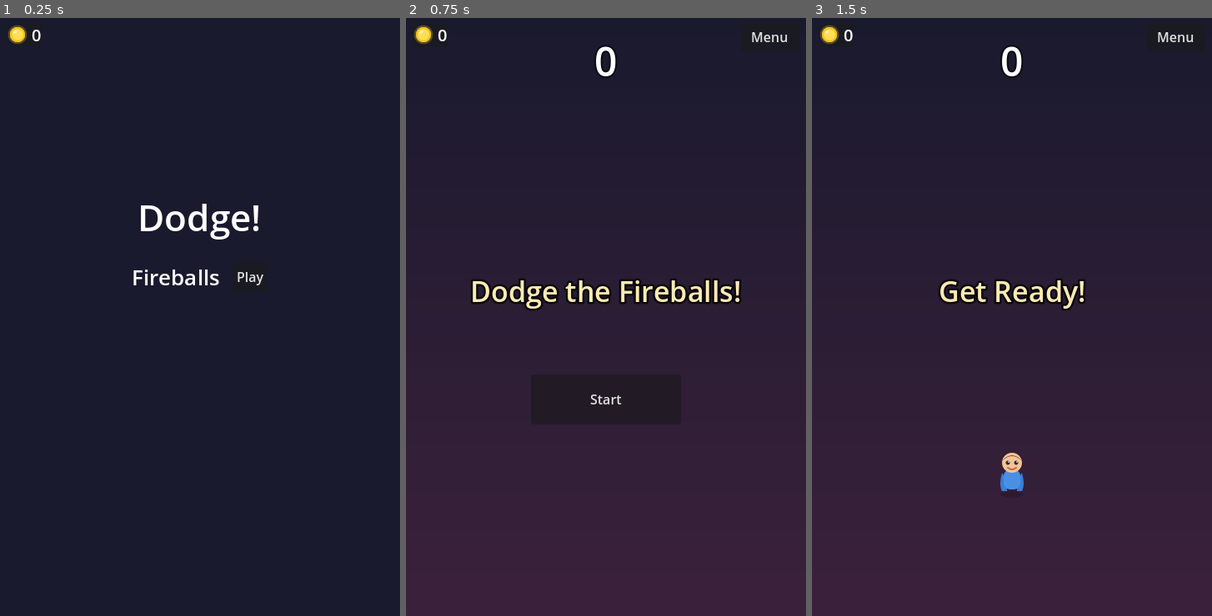
Above: before the commit, frames 1-3 (left to right).
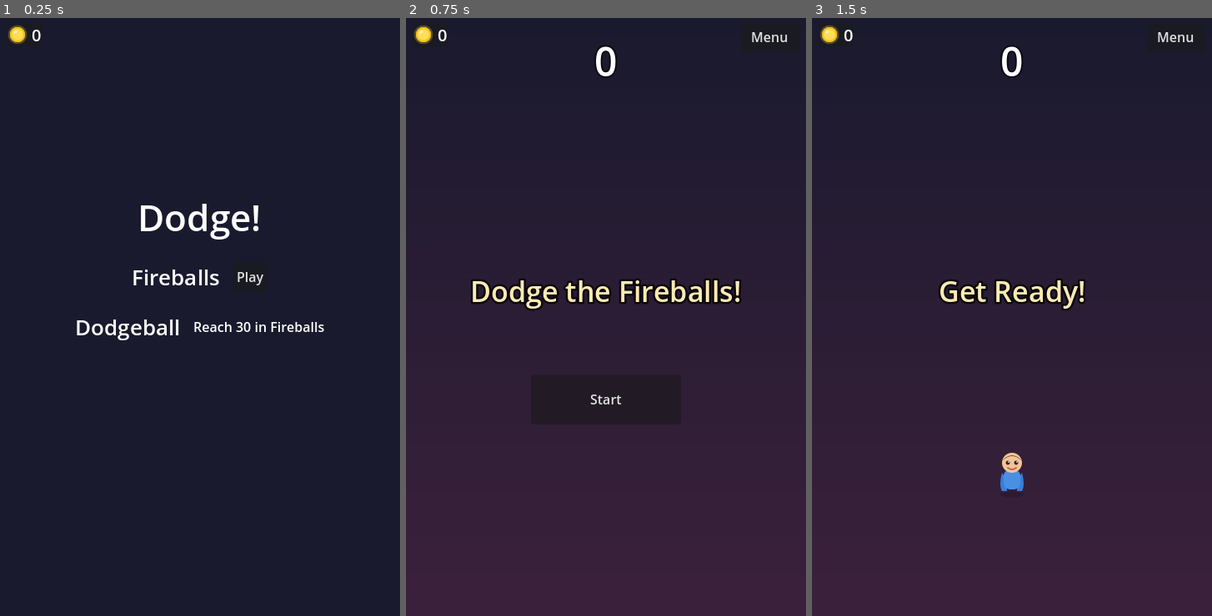
Above: after the commit, the same moments.

Repository: nutella4brunch/dodge-the-fireballs
Game: Godot game, scene res://scenes/console.tscn
Two runs of this game, one before a commit and one after it. Both use one fixed random seed, a clock stepped at 60 frames per second and the inputs below.
Inputs:
- Up to frame 1 (0.25 s): no input
- Up to frame 2 (0.75 s): click "Play" at 0.5 s
- Up to frame 3 (1.5 s): click "Start" at 1.25 s

The runs differ from the first frame. In frame 1, 0.6% of the frame differs, in the area x 19-82%, y 50-54%; in frame 2, nothing differs; in frame 3, nothing differs.

Commit message:
Add the Dodgeball level and turn on unlocking
Level 2: dodgeballs bounce off invisible walls around the screen
with real physics (bounce = 1.0) and never despawn, so the gym
fills up until there's nowhere left to stand. All four power-ups
work here too; the snowflake slows the balls.

The unlock rule is now a tested SaveData function: beat a level's
target (30 in Fireballs) and the next level opens — including
targets already beaten in past sessions. Six new unit tests.

Co-Authored-By: Claude Fable 5 <noreply@anthropic.com>

Diff:
--- /dev/null
+++ b/game/assets/ball.svg
@@ -0,0 +1,6 @@
+<svg xmlns="http://www.w3.org/2000/svg" width="48" height="48" viewBox="0 0 48 48">
+  <circle cx="24" cy="24" r="20" fill="#d64545"/>
+  <ellipse cx="24" cy="24" rx="19" ry="6" fill="#f0a0a0" opacity="0.85"/>
+  <circle cx="24" cy="24" r="20" fill="none" stroke="#a83232" stroke-width="2"/>
+  <ellipse cx="17" cy="14" rx="5" ry="3" fill="#f6caca" transform="rotate(-25 17 14)"/>
+</svg>
--- /dev/null
+++ b/game/levels/dodgeball/ball.gd
@@ -0,0 +1,32 @@
+extends RigidBody2D
+
+# One dodgeball. It bounces off the walls forever — the level
+# never cleans balls up, that's the whole point.
+
+# TWEAK ME: how fast a ball can get thrown in.
+@export var min_speed: float = 200.0
+@export var max_speed: float = 320.0
+
+# TWEAK ME: how much the snowflake slows balls down.
+@export var slow_factor: float = 0.5
+
+var slowed: bool = false
+
+
+func _ready() -> void:
+	# Every ball comes in with its own little spin.
+	$Sprite2D.rotation = randf_range(0, TAU)
+	angular_velocity = randf_range(-2.0, 2.0)
+
+
+func set_slow(slow: bool) -> void:
+	# Same guard as the fireballs: only the balls that actually
+	# slowed down get their speed back when time's up.
+	if slow and not slowed:
+		slowed = true
+		linear_velocity *= slow_factor
+		$Sprite2D.modulate = Color(0.7, 0.85, 1.0)
+	elif not slow and slowed:
+		slowed = false
+		linear_velocity /= slow_factor
+		$Sprite2D.modulate = Color(1, 1, 1)
--- /dev/null
+++ b/game/levels/dodgeball/ball.tscn
@@ -0,0 +1,26 @@
+[gd_scene load_steps=5 format=3 uid="uid://dba11sc3n001"]
+
+[ext_resource type="Script" path="res://levels/dodgeball/ball.gd" id="1_ball"]
+[ext_resource type="Texture2D" path="res://assets/ball.svg" id="2_ballart"]
+
+[sub_resource type="PhysicsMaterial" id="PhysicsMaterial_ball"]
+friction = 0.0
+bounce = 1.0
+
+[sub_resource type="CircleShape2D" id="CircleShape2D_ball"]
+radius = 18.0
+
+[node name="Ball" type="RigidBody2D"]
+collision_layer = 2
+collision_mask = 10
+gravity_scale = 0.0
+physics_material_override = SubResource("PhysicsMaterial_ball")
+linear_damp = 0.0
+angular_damp = 0.0
+script = ExtResource("1_ball")
+
+[node name="Sprite2D" type="Sprite2D" parent="."]
+texture = ExtResource("2_ballart")
+
+[node name="CollisionShape2D" type="CollisionShape2D" parent="."]
+shape = SubResource("CircleShape2D_ball")
--- /dev/null
+++ b/game/levels/dodgeball/level.gd
@@ -0,0 +1,134 @@
+extends Node
+
+# The Dodgeball level. Balls bounce off the walls and NEVER go
+# away, so the gym slowly fills up until there's nowhere to stand.
+signal finished(score: int, coins: int)
+
+# The Ball scene gets loaded here so we can make copies of it.
+@export var ball_scene: PackedScene
+@export var powerup_scene: PackedScene
+
+# TWEAK ME: how often a new ball gets thrown in, in seconds.
+@export var ball_every: float = 4.0
+
+# TWEAK ME: how many seconds between power-ups.
+@export var powerup_every: float = 8.0
+
+# TWEAK ME: how long the snowflake's slow motion lasts, in seconds.
+@export var slowmo_time: float = 4.0
+
+# TWEAK ME: how many points a coin is worth.
+@export var coin_points: int = 10
+
+var score: int = 0
+var coins_this_run: int = 0
+
+
+func _ready() -> void:
+	randomize()
+	$HUD.start_game.connect(_on_start_game)
+	$Player.hit.connect(_on_player_hit)
+	$HUD.high_score = SaveData.get_best("dodgeball")
+	$HUD.show_message("Dodgeball!")
+
+
+func new_game() -> void:
+	score = 0
+	coins_this_run = 0
+	$BallTimer.wait_time = ball_every
+	$PowerupTimer.wait_time = powerup_every
+
+	$Player.start($StartPosition.position)
+	$StartTimer.start()
+
+	$HUD.update_score(score)
+	$HUD.show_message("Get Ready!")
+
+	# Clear any leftovers from the last round.
+	get_tree().call_group("balls", "queue_free")
+	get_tree().call_group("powerups", "queue_free")
+
+
+func game_over() -> void:
+	$ScoreTimer.stop()
+	$BallTimer.stop()
+	$PowerupTimer.stop()
+	$SlowmoTimer.stop()
+	$HUD.show_game_over(score)
+	# Report the run to the console, which saves and unlocks.
+	finished.emit(score, coins_this_run)
+
+
+func _on_start_game() -> void:
+	new_game()
+
+
+func _on_player_hit() -> void:
+	$HitSound.play()
+	game_over()
+
+
+func _on_start_timer_timeout() -> void:
+	$BallTimer.start()
+	$ScoreTimer.start()
+	$PowerupTimer.start()
+
+
+func _on_score_timer_timeout() -> void:
+	score += 1
+	$HUD.update_score(score)
+
+
+func _on_ball_timer_timeout() -> void:
+	var ball := ball_scene.instantiate()
+	ball.add_to_group("balls")
+
+	# Throw it in from the top, aimed somewhere downward.
+	ball.position = Vector2(randf_range(40, 440), 30)
+	var direction := randf_range(PI / 4, 3 * PI / 4)
+	var speed := randf_range(ball.min_speed, ball.max_speed)
+	ball.linear_velocity = Vector2(speed, 0).rotated(direction)
+
+	add_child(ball)
+
+
+func _on_powerup_timer_timeout() -> void:
+	var powerup := powerup_scene.instantiate()
+	powerup.add_to_group("powerups")
+	powerup.type = ["star", "snowflake", "shield", "coin"].pick_random()
+
+	# Somewhere random on screen, but not right at the edge.
+	var screen_size: Vector2 = get_viewport().get_visible_rect().size
+	powerup.position = Vector2(
+		randf_range(60, screen_size.x - 60),
+		randf_range(60, screen_size.y - 60)
+	)
+
+	powerup.grabbed.connect(_on_powerup_grabbed)
+	add_child(powerup)
+
+
+func _on_powerup_grabbed(type: String) -> void:
+	$PickupSound.play()
+	match type:
+		"star":
+			$Player.start_invincibility()
+		"snowflake":
+			start_slowmo()
+		"shield":
+			$Player.give_shield()
+		"coin":
+			# Free points now, and one coin in the wallet forever.
+			score += coin_points
+			$HUD.update_score(score)
+			coins_this_run += 1
+			SaveData.add_coin(1)
+
+
+func start_slowmo() -> void:
+	get_tree().call_group("balls", "set_slow", true)
+	$SlowmoTimer.start(slowmo_time)
+
+
+func _on_slowmo_timer_timeout() -> void:
+	get_tree().call_group("balls", "set_slow", false)
--- /dev/null
+++ b/game/levels/dodgeball/level.tscn
@@ -0,0 +1,92 @@
+[gd_scene load_steps=12 format=3 uid="uid://d0dg3ba11vl1"]
+
+[ext_resource type="Script" path="res://levels/dodgeball/level.gd" id="1_level"]
+[ext_resource type="PackedScene" uid="uid://cp1ay3rsc3n1" path="res://scenes/player.tscn" id="2_player"]
+[ext_resource type="PackedScene" uid="uid://dba11sc3n001" path="res://levels/dodgeball/ball.tscn" id="3_ball"]
+[ext_resource type="PackedScene" uid="uid://dhud5c3n0001" path="res://scenes/hud.tscn" id="4_hud"]
+[ext_resource type="PackedScene" uid="uid://dp0w3rup0001" path="res://scenes/powerup.tscn" id="5_powerup"]
+[ext_resource type="AudioStream" path="res://assets/sounds/hit.wav" id="6_hitsound"]
+[ext_resource type="AudioStream" path="res://assets/sounds/pickup.wav" id="7_pickupsound"]
+
+[sub_resource type="Gradient" id="Gradient_bg"]
+offsets = PackedFloat32Array(0, 1)
+colors = PackedColorArray(0.101961, 0.141176, 0.180392, 1, 0.160784, 0.219608, 0.278431, 1)
+
+[sub_resource type="GradientTexture2D" id="GradientTexture2D_bg"]
+gradient = SubResource("Gradient_bg")
+width = 480
+height = 720
+fill_from = Vector2(0, 0)
+fill_to = Vector2(0, 1)
+
+[sub_resource type="RectangleShape2D" id="RectangleShape2D_wall_h"]
+size = Vector2(520, 20)
+
+[sub_resource type="RectangleShape2D" id="RectangleShape2D_wall_v"]
+size = Vector2(20, 760)
+
+[node name="Level" type="Node"]
+script = ExtResource("1_level")
+ball_scene = ExtResource("3_ball")
+powerup_scene = ExtResource("5_powerup")
+
+[node name="Background" type="TextureRect" parent="."]
+offset_right = 480.0
+offset_bottom = 720.0
+texture = SubResource("GradientTexture2D_bg")
+
+[node name="Player" parent="." instance = ExtResource("2_player")]
+position = Vector2(240, 550)
+
+[node name="StartPosition" type="Marker2D" parent="."]
+position = Vector2(240, 550)
+
+[node name="Walls" type="StaticBody2D" parent="."]
+collision_layer = 8
+collision_mask = 0
+
+[node name="Top" type="CollisionShape2D" parent="Walls"]
+position = Vector2(240, -10)
+shape = SubResource("RectangleShape2D_wall_h")
+
+[node name="Bottom" type="CollisionShape2D" parent="Walls"]
+position = Vector2(240, 730)
+shape = SubResource("RectangleShape2D_wall_h")
+
+[node name="Left" type="CollisionShape2D" parent="Walls"]
+position = Vector2(-10, 360)
+shape = SubResource("RectangleShape2D_wall_v")
+
+[node name="Right" type="CollisionShape2D" parent="Walls"]
+position = Vector2(490, 360)
+shape = SubResource("RectangleShape2D_wall_v")
+
+[node name="StartTimer" type="Timer" parent="."]
+wait_time = 2.0
+one_shot = true
+
+[node name="ScoreTimer" type="Timer" parent="."]
+wait_time = 1.0
+
+[node name="BallTimer" type="Timer" parent="."]
+wait_time = 4.0
+
+[node name="PowerupTimer" type="Timer" parent="."]
+wait_time = 8.0
+
+[node name="SlowmoTimer" type="Timer" parent="."]
+one_shot = true
+
+[node name="HitSound" type="AudioStreamPlayer" parent="."]
+stream = ExtResource("6_hitsound")
+
+[node name="PickupSound" type="AudioStreamPlayer" parent="."]
+stream = ExtResource("7_pickupsound")
+
+[node name="HUD" parent="." instance = ExtResource("4_hud")]
+
+[connection signal="timeout" from="StartTimer" to="." method="_on_start_timer_timeout"]
+[connection signal="timeout" from="ScoreTimer" to="." method="_on_score_timer_timeout"]
+[connection signal="timeout" from="BallTimer" to="." method="_on_ball_timer_timeout"]
+[connection signal="timeout" from="PowerupTimer" to="." method="_on_powerup_timer_timeout"]
+[connection signal="timeout" from="SlowmoTimer" to="." method="_on_slowmo_timer_timeout"]
--- a/game/project.godot
+++ b/game/project.godot
@@ -58,8 +58,9 @@
 [layer_names]
 
 2d_physics/layer_1="player"
-2d_physics/layer_2="fireballs"
+2d_physics/layer_2="hazards"
 2d_physics/layer_3="powerups"
+2d_physics/layer_4="walls"
 
 [rendering]
 
--- a/game/scripts/console.gd
+++ b/game/scripts/console.gd
@@ -7,8 +7,10 @@
 
 
 func _ready() -> void:
-	# The first level is always playable.
+	# The first level is always playable, and targets beaten
+	# in earlier sessions still count.
 	SaveData.unlock(Levels.first_folder())
+	SaveData.apply_unlocks(Levels.all_levels)
 	show_menu()
 
 
@@ -35,10 +37,7 @@
 		SaveData.set_best(folder, score)
 
 	# Beat the target? The next level opens up.
-	var entry := Levels.find(folder)
-	var next := Levels.next_after(folder)
-	if score >= int(entry.target) and not next.is_empty():
-		SaveData.unlock(next.folder)
+	SaveData.apply_unlocks(Levels.all_levels)
 
 
 func _on_menu_button_pressed() -> void:
--- a/game/scripts/levels.gd
+++ b/game/scripts/levels.gd
@@ -4,6 +4,7 @@
 # Adding a level = adding a folder in levels/ + one line here.
 var all_levels := [
 	{"name": "Fireballs", "folder": "fireballs", "target": 30},
+	{"name": "Dodgeball", "folder": "dodgeball", "target": 40},
 ]
 
 
--- a/game/scripts/save_data.gd
+++ b/game/scripts/save_data.gd
@@ -45,6 +45,15 @@
 	return folder in unlocked
 
 
+func apply_unlocks(all_levels: Array) -> void:
+	# The rule of the game: beat a level's target and the next
+	# one opens. Checking every level (not just the latest run)
+	# means targets beaten in past sessions still count.
+	for i in range(all_levels.size() - 1):
+		if get_best(all_levels[i].folder) >= int(all_levels[i].target):
+			unlock(all_levels[i + 1].folder)
+
+
 func save_game() -> void:
 	var file := FileAccess.open(save_path, FileAccess.WRITE)
 	file.store_string(JSON.stringify({
--- a/game/tests/run_tests.gd
+++ b/game/tests/run_tests.gd
@@ -24,6 +24,7 @@
 	test_save_data_starts_empty()
 	test_save_data_remembers()
 	test_old_high_score_migrates()
+	test_unlock_rule()
 
 	print("%d passed, %d failed" % [passed, failed])
 	quit(1 if failed > 0 else 0)
@@ -38,6 +39,10 @@
 		levels.find("fireballs").name == "Fireballs")
 	check("find() returns empty for a made-up level",
 		levels.find("made_up").is_empty())
+	check("the level after fireballs is dodgeball",
+		levels.next_after("fireballs").folder == "dodgeball")
+	check("the last level has nothing after it",
+		levels.next_after(levels.all_levels.back().folder).is_empty())
 	check("every level has a name, folder and target",
 		levels.all_levels.all(func(e): return e.has("name") and e.has("folder") and e.has("target")))
 	check("the level scene file really exists for every level",
@@ -97,6 +102,41 @@
 	second.free()
 
 
+func test_unlock_rule() -> void:
+	# A made-up three-level game, so the test doesn't change
+	# every time the real level list grows.
+	var pretend_levels := [
+		{"name": "One", "folder": "one", "target": 10},
+		{"name": "Two", "folder": "two", "target": 20},
+		{"name": "Three", "folder": "three", "target": 30},
+	]
+
+	var save_data = _fresh_save_data()
+	_delete(save_data.save_path)
+	_delete(save_data.old_score_path)
+	save_data.load_save()
+
+	save_data.set_best("one", 9)
+	save_data.apply_unlocks(pretend_levels)
+	check("just missing the target unlocks nothing",
+		not save_data.is_unlocked("two"))
+
+	save_data.set_best("one", 10)
+	save_data.apply_unlocks(pretend_levels)
+	check("hitting the target exactly unlocks the next level",
+		save_data.is_unlocked("two"))
+	check("it only unlocks ONE level ahead",
+		not save_data.is_unlocked("three"))
+
+	save_data.set_best("two", 25)
+	save_data.apply_unlocks(pretend_levels)
+	check("beating level two unlocks level three",
+		save_data.is_unlocked("three"))
+
+	_delete(save_data.save_path)
+	save_data.free()
+
+
 func test_old_high_score_migrates() -> void:
 	var save_data = _fresh_save_data()
 	_delete(save_data.save_path)
Not shown, added: game/assets/ball.svg.import
Not shown, added: game/levels/dodgeball/ball.gd.uid
Not shown, added: game/levels/dodgeball/level.gd.uid
Not shown, changed: README.md
